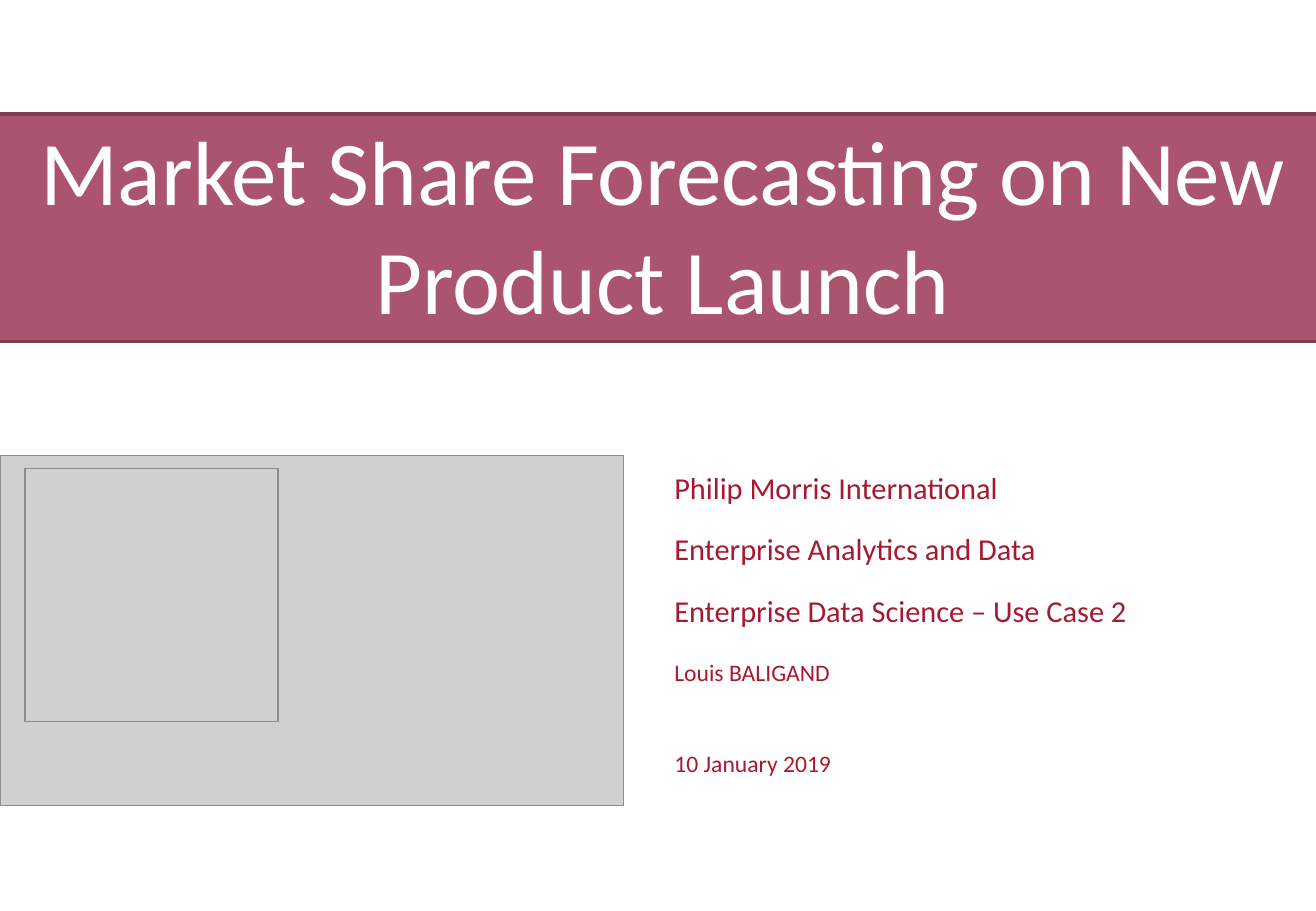
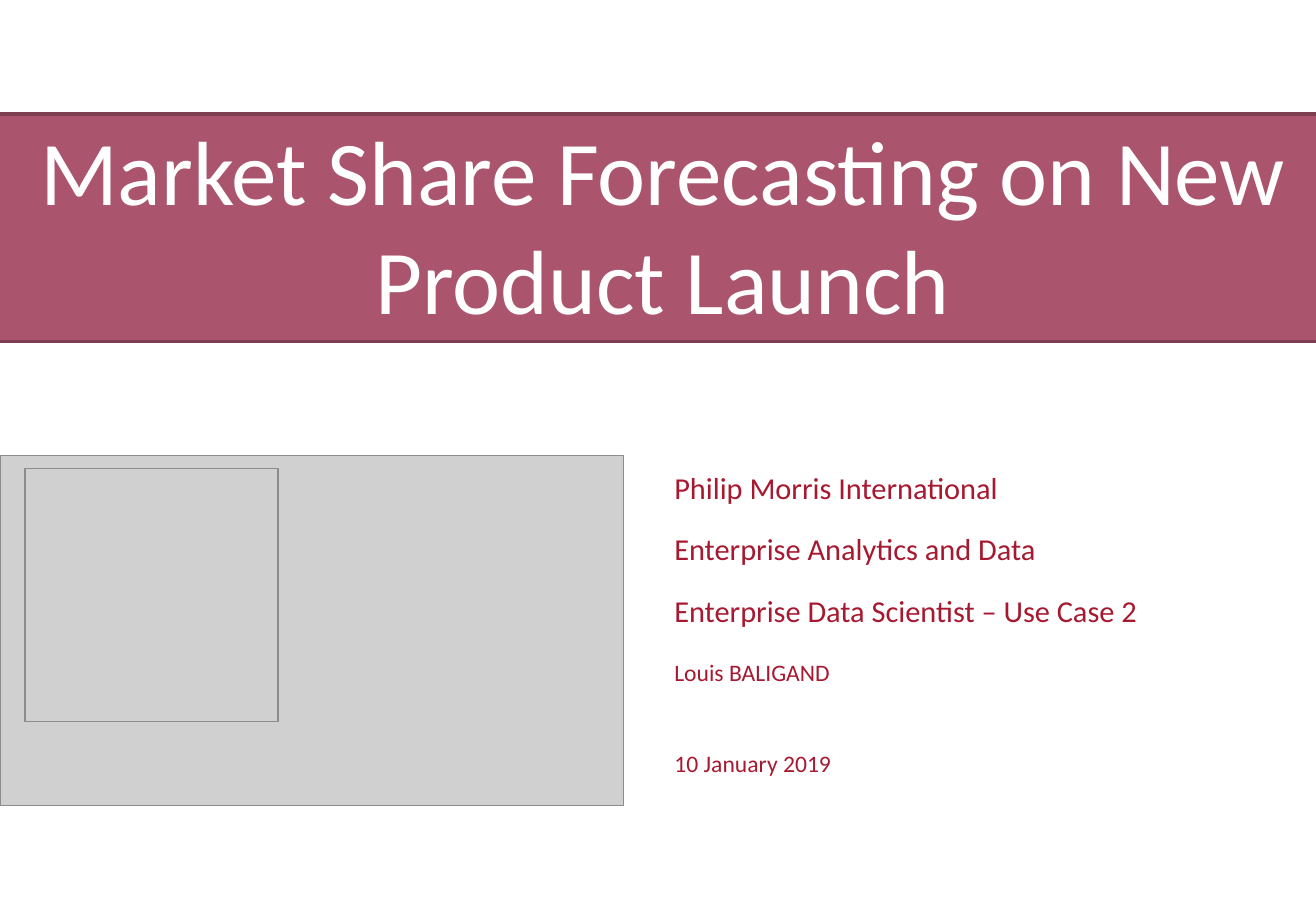
Before and after one commit to lbaligand/PMItest, a slide deck: slide 1 of Presentation.pptx. Drawn at 1316x911 pixels with LibreOffice and Linux fonts; fonts in the diff are those of the drawing; grey boxes stand for pictures. Boxes give left, top, right and bottom in pixels: in the first picture for what was removed or moved away, otherwise in the second. Text is boxed around its words. In the diff, an @@ line names an element or a change of style, - is before the commit and + after.

```diff
--- a/Presentation.pptx
+++ b/Presentation.pptx
@@ text at (674,601,1136,627): text changed @@
-Enterprise Data Science – Use Case 2
+Enterprise Data Scientist – Use Case 2
```
Also in this commit, not shown: 6 other slides changed, 4 slides added, 4 slides removed.
